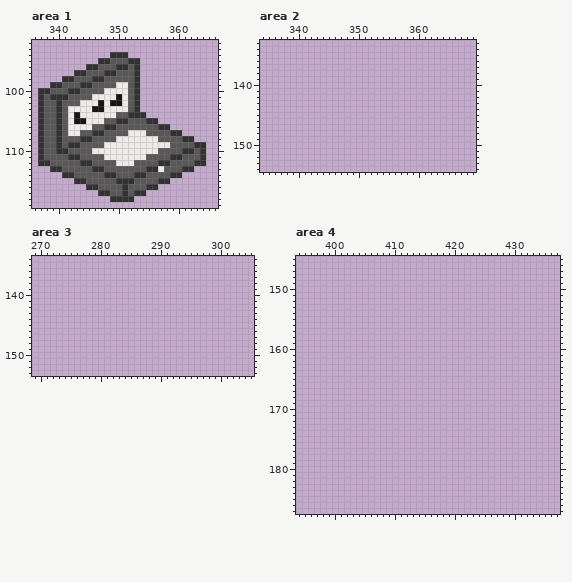
A pixel-art file gets an edit: Assets/Resources/Sprites/SpriteSheet/Tileset.ase. The picture above is the old version.
1280x640 pixels, 1 frame. Colours within 5 levels of each other are drawn and written as one. Shown: area 1: x 336..366, y 92..119; area 2: x 334..369, y 133..154; area 3: x 269..305, y 134..153; area 4: x 394..437, y 145..187. The commit also changed other parts of the picture, which this record leaves out.
New version:
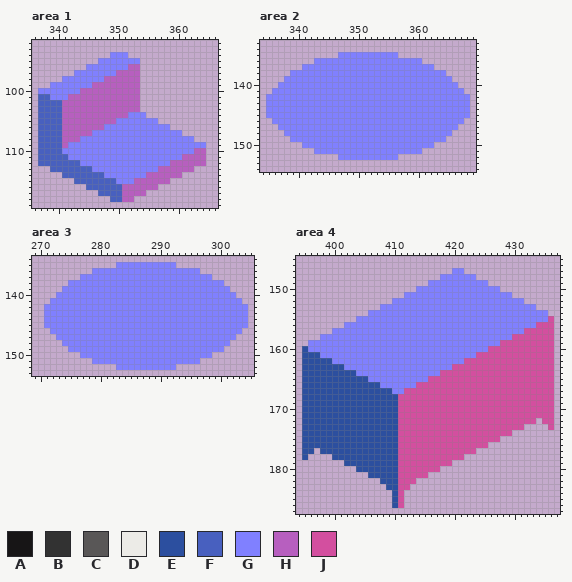
Palette (. is transparent): A #171516  B #323232  C #595757  D #ecebe7  E #2c4f9f  F #4860bf  G #8080ff  H #b75fbf  J #d34f9f
Change:
layer "Color" now shown
Changed rows in their new state; - is an unchanged pixel.
Area 1, layer "Normal":
first column x 337:
 94 ------------GGG-------------
 95 ----------GGGGGGG-----------
 96 --------GGGGGGGHH-----------
 97 ------GGGGGGGHHHH-----------
 98 ----GGGGGGGHHHHHH-----------
 99 --GGGGGGGHHHHHHHH-----------
100 GGGGGGGHHHHHHHHHH-----------
101 FFGGGHHHHHHHHHHHH-----------
102 FFFFHHHHHHHHHHHHH-----------
103 FFFFHHHHHHHHHHHHH-----------
104 FFFFHHHHHHHHHHHGGG----------
105 FFFFHHHHHHHHHGGGGGGG--------
106 FFFFHHHHHHHGGGGGGGGGGG------
107 FFFFHHHHHGGGGGGGGGGGGGGG----
108 FFFFHHHGGGGGGGGGGGGGGGGGGG--
109 FFFFHGGGGGGGGGGGGGGGGGGGGGGG
110 FFFFGGGGGGGGGGGGGGGGGGGGGGHH
111 FFFFFGGGGGGGGGGGGGGGGGGGHHHH
112 FFFFFFFGGGGGGGGGGGGGGGHHHHHH
113 --FFFFFFFGGGGGGGGGGGHHHHHH--
114 ----FFFFFFFGGGGGGGHHHHHH----
115 ------FFFFFFFGGGHHHHHH------
116 --------FFFFFFHHHHHH--------
117 ----------FFFFHHHH----------
118 ------------FFHH------------
Area 2, layer "Normal":
first column x 335:
135 ------------GGGGGGGGGG------------
136 --------GGGGGGGGGGGGGGGGGG--------
137 ------GGGGGGGGGGGGGGGGGGGGGG------
138 ----GGGGGGGGGGGGGGGGGGGGGGGGGG----
139 ---GGGGGGGGGGGGGGGGGGGGGGGGGGGG---
140 --GGGGGGGGGGGGGGGGGGGGGGGGGGGGGG--
141 -GGGGGGGGGGGGGGGGGGGGGGGGGGGGGGGG-
142 GGGGGGGGGGGGGGGGGGGGGGGGGGGGGGGGGG
143 GGGGGGGGGGGGGGGGGGGGGGGGGGGGGGGGGG
144 GGGGGGGGGGGGGGGGGGGGGGGGGGGGGGGGGG
145 GGGGGGGGGGGGGGGGGGGGGGGGGGGGGGGGGG
146 -GGGGGGGGGGGGGGGGGGGGGGGGGGGGGGGG-
147 --GGGGGGGGGGGGGGGGGGGGGGGGGGGGGG--
148 ---GGGGGGGGGGGGGGGGGGGGGGGGGGGG---
149 ----GGGGGGGGGGGGGGGGGGGGGGGGGG----
150 ------GGGGGGGGGGGGGGGGGGGGGG------
151 --------GGGGGGGGGGGGGGGGGG--------
152 ------------GGGGGGGGGG------------
Area 3, layer "Normal":
first column x 271:
135 ------------GGGGGGGGGG------------
136 --------GGGGGGGGGGGGGGGGGG--------
137 ------GGGGGGGGGGGGGGGGGGGGGG------
138 ----GGGGGGGGGGGGGGGGGGGGGGGGGG----
139 ---GGGGGGGGGGGGGGGGGGGGGGGGGGGG---
140 --GGGGGGGGGGGGGGGGGGGGGGGGGGGGGG--
141 -GGGGGGGGGGGGGGGGGGGGGGGGGGGGGGGG-
142 GGGGGGGGGGGGGGGGGGGGGGGGGGGGGGGGGG
143 GGGGGGGGGGGGGGGGGGGGGGGGGGGGGGGGGG
144 GGGGGGGGGGGGGGGGGGGGGGGGGGGGGGGGGG
145 GGGGGGGGGGGGGGGGGGGGGGGGGGGGGGGGGG
146 -GGGGGGGGGGGGGGGGGGGGGGGGGGGGGGGG-
147 --GGGGGGGGGGGGGGGGGGGGGGGGGGGGGG--
148 ---GGGGGGGGGGGGGGGGGGGGGGGGGGGG---
149 ----GGGGGGGGGGGGGGGGGGGGGGGGGG----
150 ------GGGGGGGGGGGGGGGGGGGGGG------
151 --------GGGGGGGGGGGGGGGGGG--------
152 ------------GGGGGGGGGG------------
Area 4, layer "Normal":
first column x 395:
147 -------------------------GG---------------
148 -----------------------GGGGGG-------------
149 ---------------------GGGGGGGGGG-----------
150 -------------------GGGGGGGGGGGGGG---------
151 -----------------GGGGGGGGGGGGGGGGGG-------
152 ---------------GGGGGGGGGGGGGGGGGGGGGG-----
153 -------------GGGGGGGGGGGGGGGGGGGGGGGGGG---
154 -----------GGGGGGGGGGGGGGGGGGGGGGGGGGGGGG-
155 ---------GGGGGGGGGGGGGGGGGGGGGGGGGGGGGGGGJ
156 -------GGGGGGGGGGGGGGGGGGGGGGGGGGGGGGGGJJJ
157 -----GGGGGGGGGGGGGGGGGGGGGGGGGGGGGGGGJJJJJ
158 ---GGGGGGGGGGGGGGGGGGGGGGGGGGGGGGGGJJJJJJJ
159 -GGGGGGGGGGGGGGGGGGGGGGGGGGGGGGGGJJJJJJJJJ
160 EGGGGGGGGGGGGGGGGGGGGGGGGGGGGGGJJJJJJJJJJJ
161 EEEGGGGGGGGGGGGGGGGGGGGGGGGGGJJJJJJJJJJJJJ
162 EEEEEGGGGGGGGGGGGGGGGGGGGGGJJJJJJJJJJJJJJJ
163 EEEEEEEGGGGGGGGGGGGGGGGGGJJJJJJJJJJJJJJJJJ
164 EEEEEEEEEGGGGGGGGGGGGGGJJJJJJJJJJJJJJJJJJJ
165 EEEEEEEEEEEGGGGGGGGGGJJJJJJJJJJJJJJJJJJJJJ
166 EEEEEEEEEEEEEGGGGGGJJJJJJJJJJJJJJJJJJJJJJJ
167 EEEEEEEEEEEEEEEGGJJJJJJJJJJJJJJJJJJJJJJJJJ
168 EEEEEEEEEEEEEEEEJJJJJJJJJJJJJJJJJJJJJJJJJJ
169 EEEEEEEEEEEEEEEEJJJJJJJJJJJJJJJJJJJJJJJJJJ
170 EEEEEEEEEEEEEEEEJJJJJJJJJJJJJJJJJJJJJJJJJJ
171 EEEEEEEEEEEEEEEEJJJJJJJJJJJJJJJJJJJJJJJJJJ
172 EEEEEEEEEEEEEEEEJJJJJJJJJJJJJJJJJJJJJJJ-JJ
173 EEEEEEEEEEEEEEEEJJJJJJJJJJJJJJJJJJJJJ----J
174 EEEEEEEEEEEEEEEEJJJJJJJJJJJJJJJJJJJ-------
175 EEEEEEEEEEEEEEEEJJJJJJJJJJJJJJJJJ---------
176 EEEEEEEEEEEEEEEEJJJJJJJJJJJJJJJ-----------
177 EE-EEEEEEEEEEEEEJJJJJJJJJJJJJ-------------
178 E----EEEEEEEEEEEJJJJJJJJJJJ---------------
179 -------EEEEEEEEEJJJJJJJJJ-----------------
180 ---------EEEEEEEJJJJJJJ-------------------
181 -----------EEEEEJJJJJ---------------------
182 -------------EEEJJJ-----------------------
183 --------------EEJJ------------------------
184 ---------------EJ-------------------------
185 ---------------EJ-------------------------
186 ---------------EJ-------------------------
Pixel boxes of the changes (left, top, right, bottom) in both pictures:
changed: (38, 52, 206, 202)
added: (266, 52, 470, 160)
added: (44, 262, 248, 370)
added: (302, 268, 554, 508)
